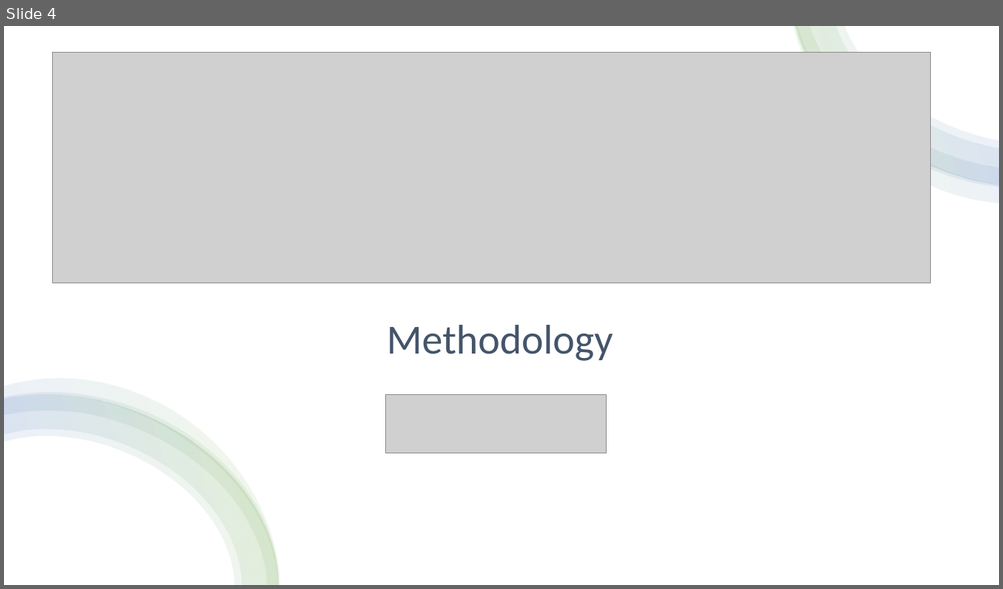
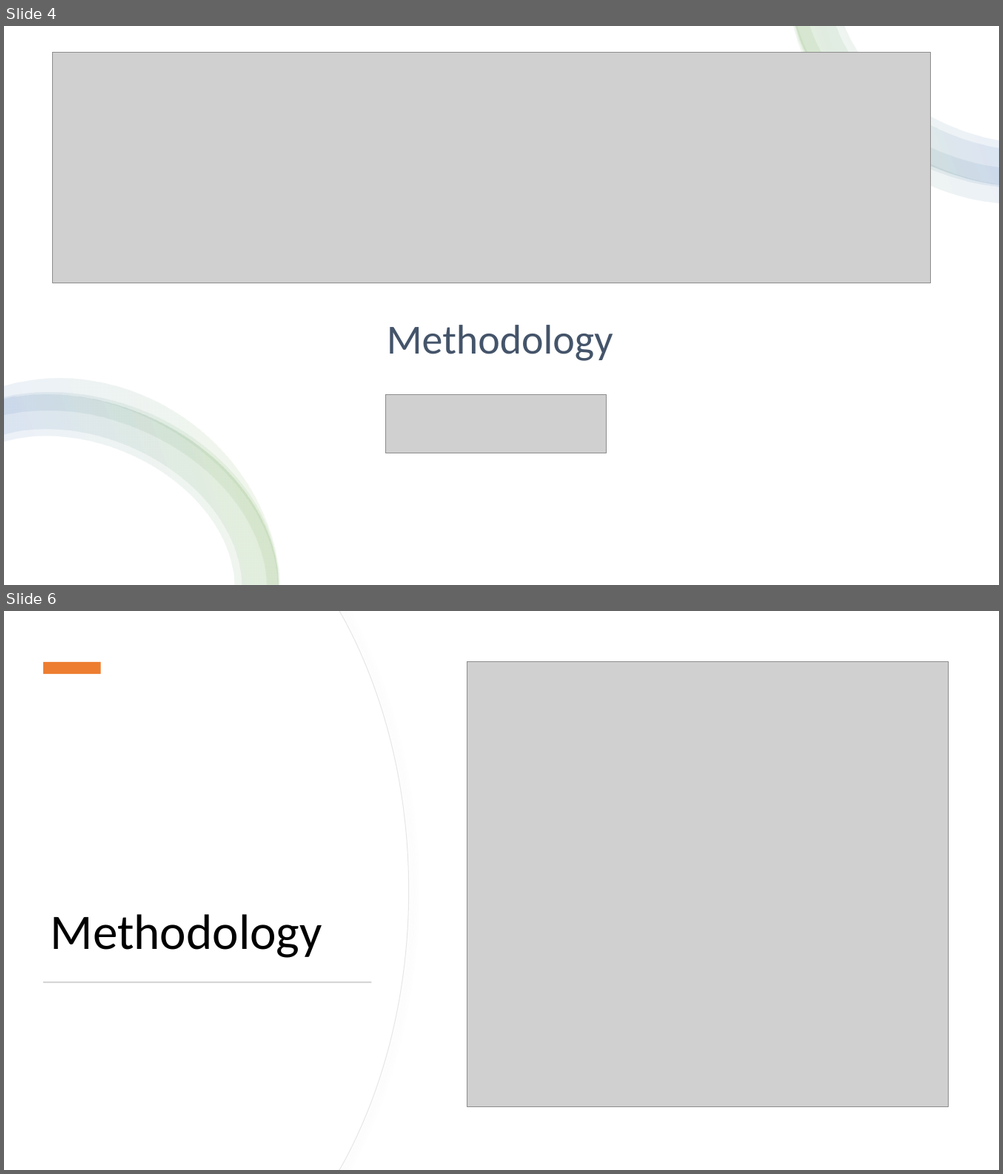
Before and after one commit to andrewqsmith/Block-Size-Optimization-for-VBASBS-Queueing-Model-for-Blockchain, a slide deck: Group Presentation.pptx. Shown one above the other, each under a label of ours: slide 4 before the commit, slides 4 and 6 after it; the slides between them are not shown. The pictures are 1003x589 and 1003x1174 pixels, drawn with LibreOffice and Linux fonts; fonts in the diff are those of the drawing; grey boxes stand for pictures. Boxes give left, top, right and bottom in pixels: in the first picture for what was removed or moved away, otherwise in the second. Text is boxed around its words. In the diff, an @@ line names an element or a change of style, - is before the commit and + after.

```diff
--- a/Group Presentation.pptx
+++ b/Group Presentation.pptx
@@ slide 6 added at [4,611,999,1170], background #FFFFFF @@
@@ freeform shape added at [4,611,408,1170], fill #FFFFFF, outline #E6E6E6 0.75 pt @@
@@ freeform shape added at [4,611,407,1170], fill #FFFFFF @@
@@ rectangle added at [43,662,101,674], fill #ED7D31 @@
@@ picture added at [466,662,948,1107] @@
@@ title added at [51,914,322,958], 48 pt, text #000000 @@
+Methodology
@@ rectangle added at [43,982,372,983], fill #D5D5D5 @@
```
Also in this commit, not shown: 1 slide changed, 5 other slides added.
